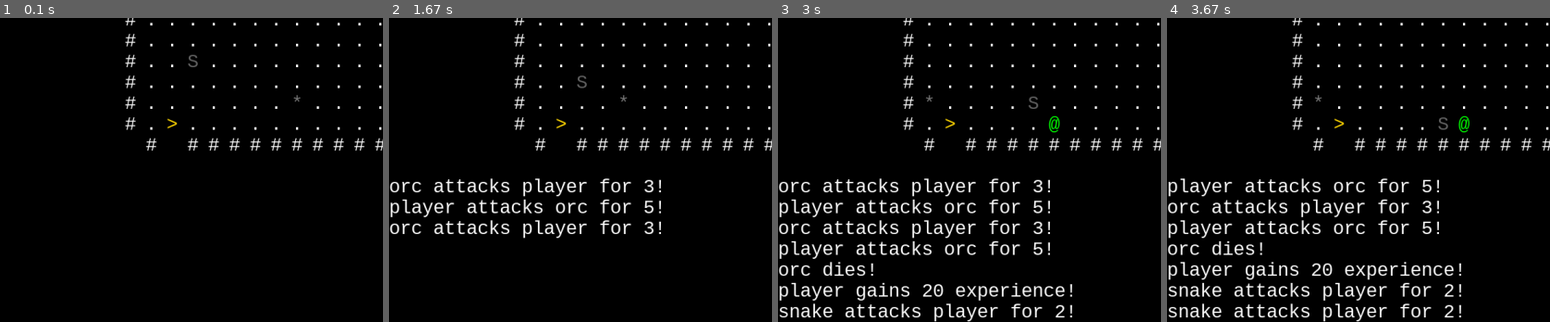
Above: before the commit, frames 1-4 (left to right).
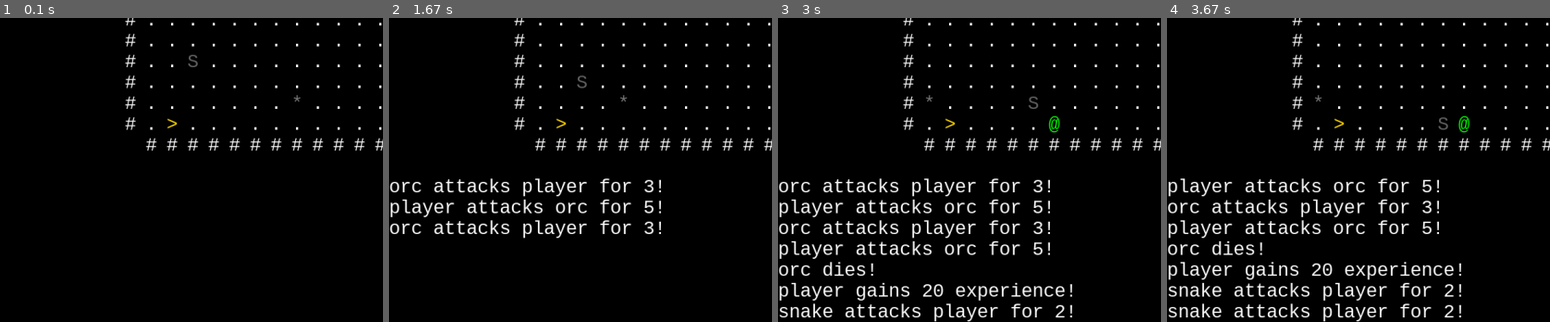
Above: after the commit, the same moments.

Repository: pyrotek45/pygame-roguehack
Game: pygame game, started from game.py
Two runs of this game, one before a commit and one after it. Both use one fixed random seed, a clock stepped at 60 frames per second and the inputs below.
Inputs:
- Up to frame 1 (0.1 s): no input
- Up to frame 2 (1.67 s): hold Right 0.33-0.8 s; hold Up 0.83-1.13 s; hold Right 1.17-1.63 s
- Up to frame 3 (3 s): hold Left 1.67-2.2 s; tap J at 1.73, 2.03, 2.3, 2.63, 2.93 s; hold Down 2.23-2.53 s; hold Left 2.57-2.97 s
- Up to frame 4 (3.67 s): hold Up 3-3.37 s; tap J at 3.07, 3.47 s; hold Right from 3.4 s (still down)
The pictures show only the part of the screen within x 0-50%, y 50-100%; the shares and areas given below are measured in that part.

The runs differ from the first frame. In frame 1, less than 0.1% of the frame differs, in the area x 43-47%, y 39-44%; in frame 2, less than 0.1%; in frame 3, less than 0.1%; in frame 4, less than 0.1%.

Commit message:
fixed walls not rendering near stairs.

Diff:
--- a/game.py
+++ b/game.py
@@ -2,11 +2,14 @@
 import sys
 import random
 
+
 from enum import Enum, auto
 from entities import Entity, create_random_mob
 from floor import Floor
 
+
 pygame.init()
+
 
 FONTSIZE = 32
 GRID_W = 40
@@ -14,6 +17,7 @@
 LOG_SIZE = 8
 TOP_BAR_SIZE = 2
 
+
 font = pygame.font.SysFont("Consolas", FONTSIZE)
 screen = pygame.display.set_mode( ( GRID_W * FONTSIZE, GRID_H * FONTSIZE + (LOG_SIZE * FONTSIZE) + (TOP_BAR_SIZE * FONTSIZE)) )
 clock = pygame.time.Clock()
@@ -28,26 +32,19 @@
 class World:
     def __init__(self):
         self.state = State.OVERWORLD
-
         self.player = Entity("player", 5, 5, 100, 5, (0, 255, 0), "@")
-
         self.floors = [Floor(self, GRID_W, GRID_H)]
         self.current_floor = 0
         self.add_mobs(3)
-
         self.log = []
-
         self.map.add_component("entities", self.player)
 
     def reset(self):
         self.state = State.OVERWORLD
-
         self.player = Entity("player", 5, 5, 100, 5, (0, 255, 0), "@")
-
         self.floors = [Floor(self, GRID_W, GRID_H)]
         self.current_floor = 0
         self.add_mobs(3)
-
         self.log = []
         self.map.add_component("entities", self.player)
 
@@ -143,6 +140,8 @@
                 ny, nx = yy + dy, xx + dx
                 if 0 <= ny < height and 0 <= nx < width:
                     if self.map.grid[ny][nx] == ".":
+                        return True
+                    elif self.map.grid[ny][nx] == "<" or self.map.grid[ny][nx] == ">":
                         return True
             return False
 
